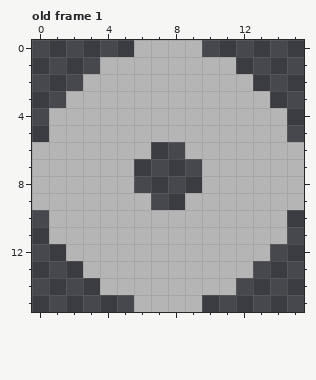
Two versions of one pixel-art file, Assets/station_disc.aseprite. Above: the version before the commit.
16x16 pixels, 1 frame. Shown: old frame 1. The commit also changed other frames, which this record leaves out.
And afterwards:
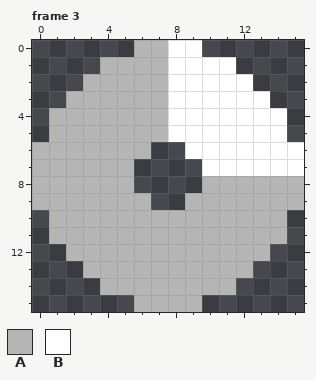
Palette (. is transparent): A #b5b5b5  B #ffffff
A new or re-ordered frame is compared with the old frame closest to it.
Change:
frames 1 -> 12
Frame 3 is new; against old frame 1:
y 0: x 8..9 AA -> BB
y 1: x 8..11 AAAA -> BBBB
y 2: x 8..12 AAAAA -> BBBBB
y 3: x 8..13 AAAAAA -> BBBBBB
y 4..5: x 8..14 AAAAAAA -> BBBBBBB
y 6: x 9..15 AAAAAAA -> BBBBBBB
y 7: x 10..15 AAAAAA -> BBBBBB
Changed places in both pictures, as pixel boxes (x1, y1, x2, y2):
changed: (168, 40, 304, 176)
